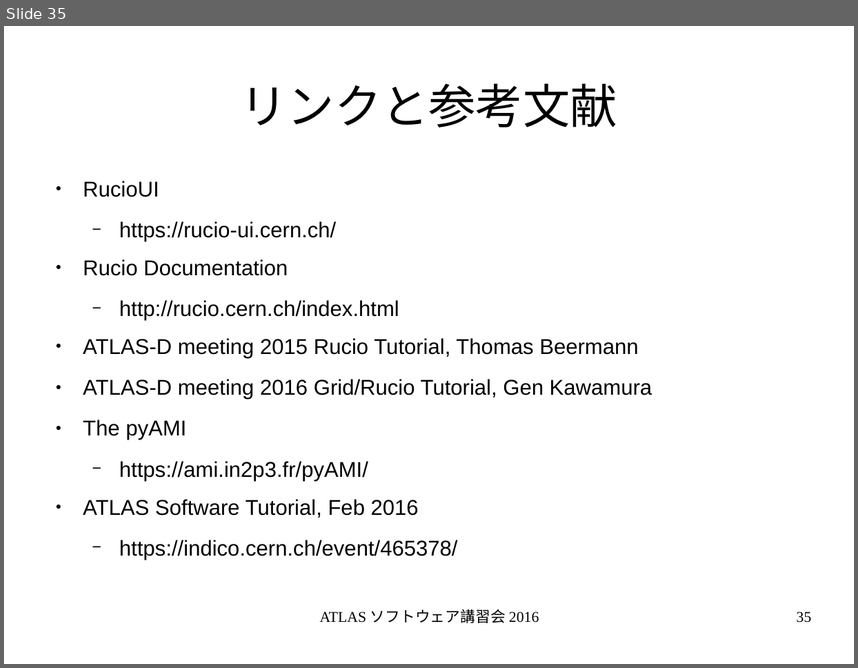
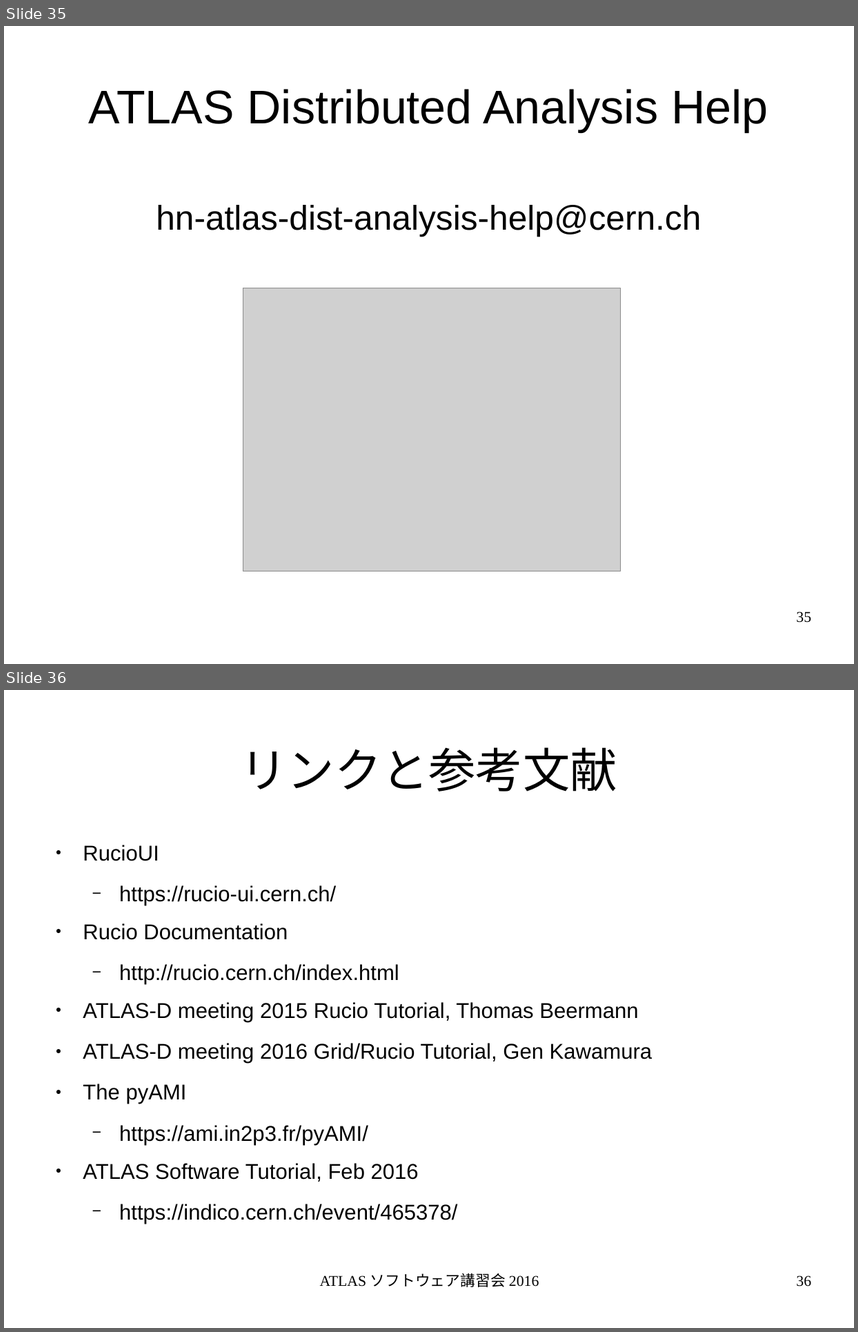
Before and after one commit to GenKawamura/2016-ATLAS-Japan-computing-tutorial, a slide deck: slides/odp/data_management.odp. Shown one above the other, each under a label of ours: slide 35 before the commit, slides 35 and 36 after it. The pictures are 858x668 and 858x1332 pixels, drawn with LibreOffice and Linux fonts; fonts in the diff are those of the drawing; grey boxes stand for pictures. Boxes give left, top, right and bottom in pixels: in the first picture for what was removed or moved away, otherwise in the second. Text is boxed around its words. In the diff, an @@ line names an element or a change of style, - is before the commit and + after.

```diff
--- a/slides/odp/data_management.odp
+++ b/slides/odp/data_management.odp
@@ slide 35 added at bbox=[4, 26, 854, 664], background #FFFFFF @@
@@ title added at bbox=[89, 89, 768, 132], 44 pt, text #000000 @@
+ATLAS Distributed Analysis Help
@@ subtitle added at bbox=[156, 205, 701, 236], 32 pt, text #000000 @@
+hn-atlas-dist-analysis-help@cern.ch
@@ picture added at bbox=[243, 288, 620, 571] @@
@@ page number added at bbox=[796, 611, 811, 622], 14 pt, text #000000 @@
+35
@@ what was slide 35 is now slide 36 @@
@@ page number at bbox=[796, 1275, 811, 1286]: text changed @@
-35
+36
```
Also in this commit, not shown: 5 other files.
